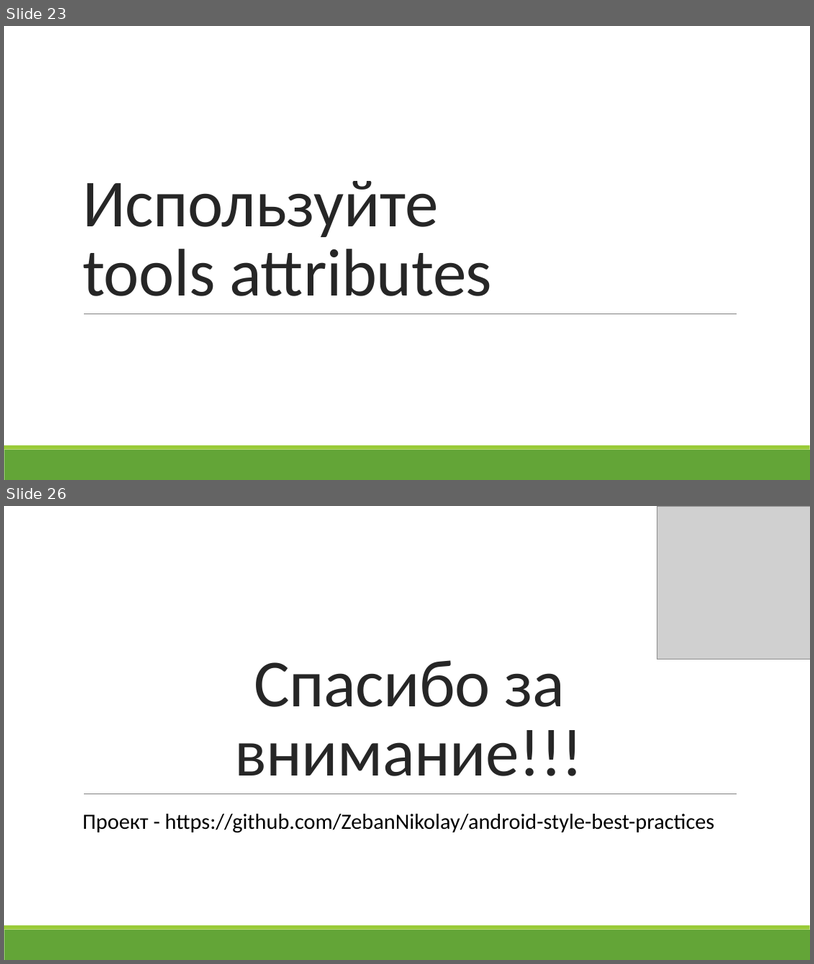
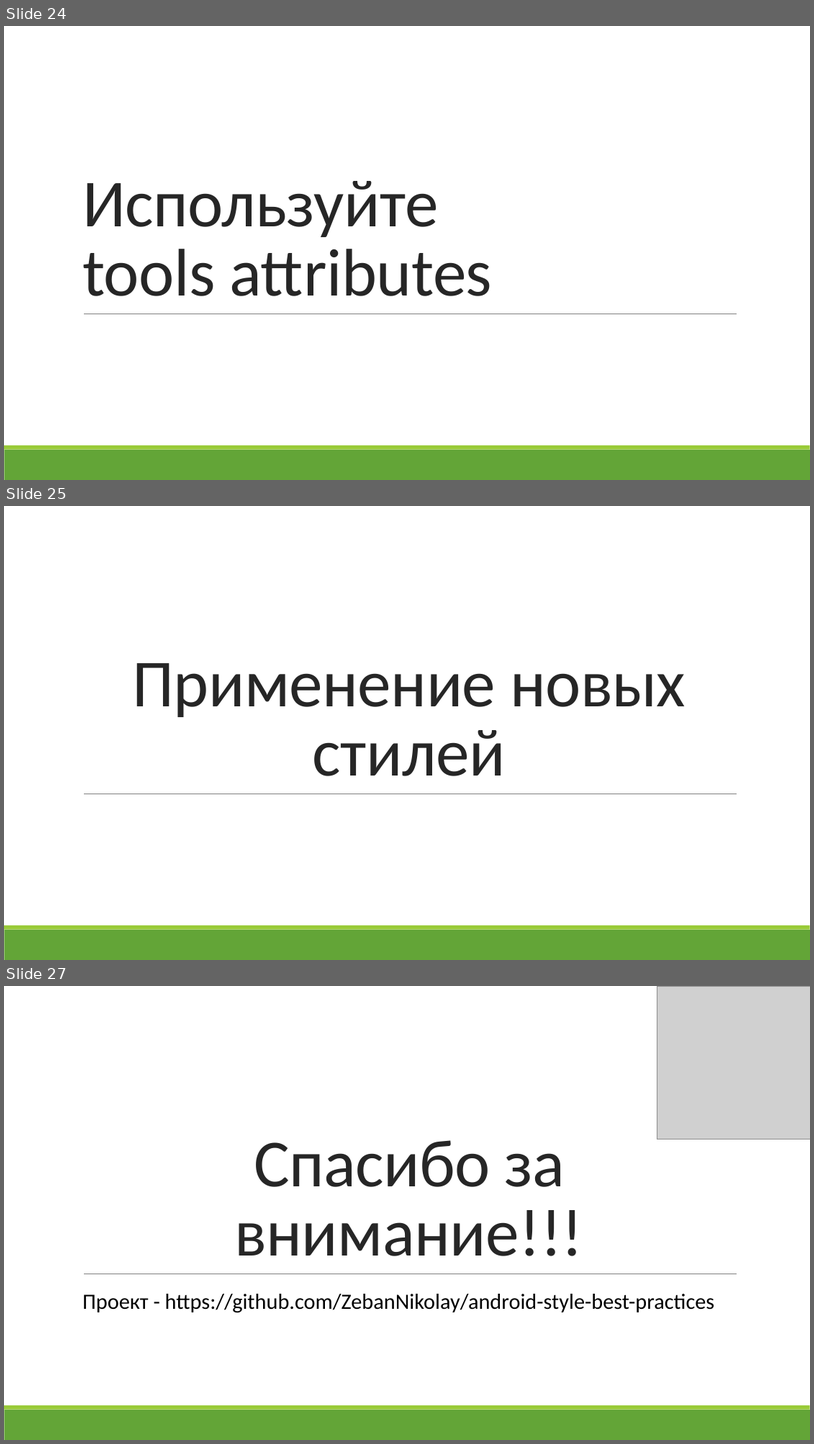
Before and after one commit to ZebanNikolay/android-style-best-practices, a slide deck: Большая стирка тем и стилей в Android.pptm. Shown one above the other, each under a label of ours: slides 23 and 26 before the commit, slides 24, 25 and 27 after it; the slides between them are not shown. The pictures are 814x964 and 814x1444 pixels, drawn with LibreOffice and Linux fonts; fonts in the diff are those of the drawing; grey boxes stand for pictures. Boxes give left, top, right and bottom in pixels: in the first picture for what was removed or moved away, otherwise in the second. Text is boxed around its words. In the diff, an @@ line names an element or a change of style, - is before the commit and + after.

```diff
--- a/Большая стирка тем и стилей в Android.pptm
+++ b/Большая стирка тем и стилей в Android.pptm
@@ slide 25 added at box(4, 506, 810, 960), background #FFFFFF; not listed: 3 template elements that a slide beside it also shows @@
@@ title added at box(133, 663, 686, 776), 80 pt, text #262626 @@
+Применение новых стилей
@@ what was slide 23 is now slide 24 @@
@@ what was slide 26 is now slide 27 @@
```
Also in this commit, not shown: 9 slides changed, 2 other slides added, 2 slides removed.
